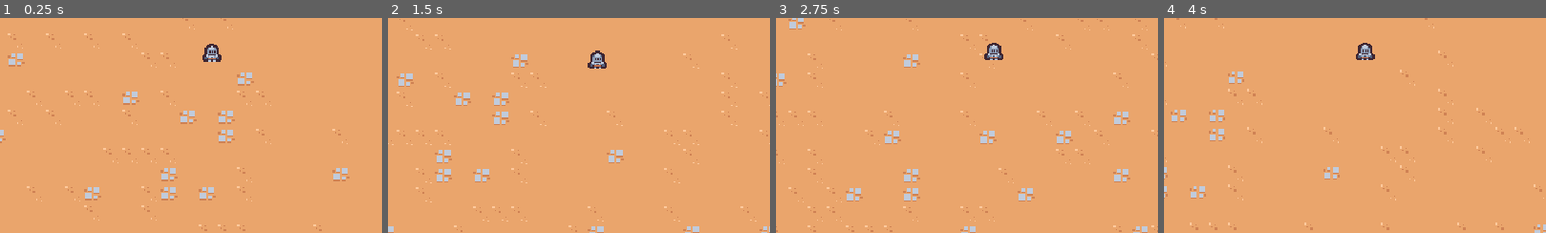
Above: before the commit, frames 1-4 (left to right).
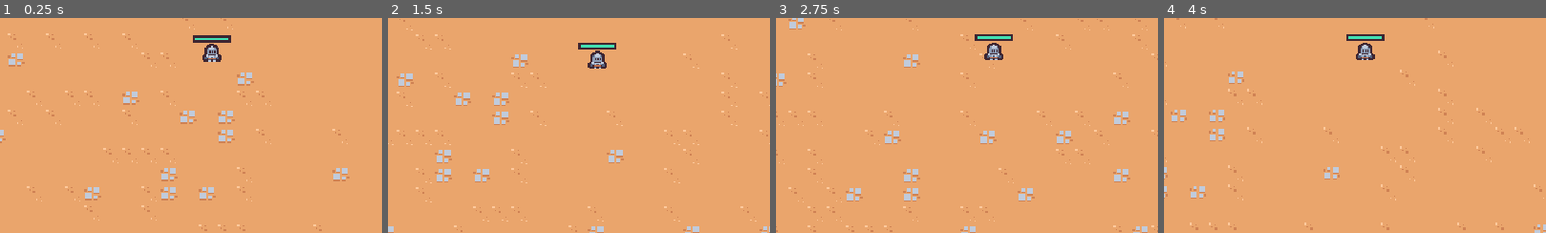
Above: after the commit, the same moments.

Repository: MumAroi/learn-2d-godot
Game: Godot game, scene res://scenes/main/main.tscn
The game is run twice, just before and just after one commit, with the same random seed, the same clock (stepped at 60 frames per second) and the same inputs.
Inputs (mouse positions are % of the whole screen's width and height, from its top left):
- Up to frame 1 (0.25 s): no input
- Up to frame 2 (1.5 s): move the mouse to (72, 45) at 0.52 s; hold D (move_right) 0.53-1.28 s; click (72, 45) at 0.6 s; move the mouse to (30, 55) at 1.27 s; hold S (move_down) from 1.28 s (still down); click (30, 55) at 1.35 s
- Up to frame 3 (2.75 s): move the mouse to (60, 28) at 2.02 s; release S (move_down) at 2.03 s; hold D (move_right) from 2.03 s (still down); click (60, 28) at 2.1 s
- Up to frame 4 (4 s): move the mouse to (45, 70) at 2.77 s; release D (move_right) at 2.78 s; hold W (move_up) 2.78-3.53 s; click (45, 70) at 2.85 s; move the mouse to (80, 65) at 3.52 s; hold A (move_left) from 3.53 s (still down); click (80, 65) at 3.6 s
The pictures show only the part of the screen within x 23-73%, y 40-90%; the shares and areas given below are measured in that part.

The runs differ from the first frame. In frame 1, 0.4% of the frame differs, in the area x 50-61%, y 8-12%; in frame 2, 0.3%; in frame 3, 0.3%; in frame 4, 0.3%.

Commit message:
✨ feat: health bar

Diff:
--- a/scenes/component/health_component.gd
+++ b/scenes/component/health_component.gd
@@ -2,6 +2,7 @@
 class_name HealthComponent
 
 signal died
+signal health_changed
 
 @export var max_health: float = 10
 var current_health
@@ -11,7 +12,13 @@
 
 func damage(damage_amount	: float):
 	current_health  = max(current_health - damage_amount, 0)
+	health_changed.emit()
 	Callable(check_death).call_deferred()
+
+func get_health_percent():
+	if max_health == 0:
+		return 0
+	return min(current_health / max_health, 1)
 
 func check_death():
 	if current_health == 0:
--- a/scenes/game_object/player/player.gd
+++ b/scenes/game_object/player/player.gd
@@ -4,6 +4,8 @@
 const ACCELERATION_SMOOTHING = 25
 
 @onready var damage_interval_timer = $DamageIntervalTimer
+@onready var health_component = $HealthComponent
+@onready var health_bar = $HealthBar
 
 var number_colliding_bodies = 0
 
@@ -11,6 +13,8 @@
 	$CollisionArea2D.body_entered.connect(on_body_entered)
 	$CollisionArea2D.body_exited.connect(on_body_exited)
 	damage_interval_timer.timeout.connect(on_damage_interval_timer_timeout)
+	health_component.health_changed.connect(on_health_changed)
+	updated_health_display()
 
 # Called every frame. 'delta' is the elapsed time since the previous frame.
 func _process(delta: float) -> void:
@@ -22,7 +26,6 @@
 
 	move_and_slide()
 
-
 func get_movement_vector():
 
 	var x_movement = Input.get_action_strength("move_right") - Input.get_action_strength("move_left")
@@ -31,11 +34,14 @@
 	return Vector2(x_movement, y_movement)
 
 func check_deal_damage():
-	if damage_interval_timer == 0 || !damage_interval_timer.is_stopped():
+	if number_colliding_bodies == 0 || !damage_interval_timer.is_stopped():
 		return
-	$HealthComponent.damage(1)
+	health_component.damage(1)
 	damage_interval_timer.start()
-	print($HealthComponent.current_health)
+	print(health_component.current_health)
+
+func updated_health_display():
+	health_bar.value = health_component.get_health_percent()
 
 func on_body_entered(other_body: Node2D):
 	number_colliding_bodies += 1
@@ -46,3 +52,6 @@
 
 func on_damage_interval_timer_timeout():
 	check_deal_damage()
+
+func on_health_changed():
+	updated_health_display()
--- a/scenes/game_object/player/player.tscn
+++ b/scenes/game_object/player/player.tscn
@@ -1,9 +1,20 @@
-[gd_scene load_steps=8 format=3 uid="uid://cbj2cjg1fqcug"]
+[gd_scene load_steps=10 format=3 uid="uid://cbj2cjg1fqcug"]
 
 [ext_resource type="Script" path="res://scenes/game_object/player/player.gd" id="1_rktea"]
 [ext_resource type="Texture2D" uid="uid://c1fovamt4me6x" path="res://scenes/game_object/player/player.png" id="1_yeqjb"]
 [ext_resource type="PackedScene" uid="uid://nge3qpfeehug" path="res://scenes/ability/sword_ability_controller/sword_ability_controller.tscn" id="2_dd3fh"]
 [ext_resource type="PackedScene" uid="uid://djoj3mubmbhll" path="res://scenes/component/health_component.tscn" id="2_nx78d"]
+
+[sub_resource type="StyleBoxFlat" id="StyleBoxFlat_bwr8c"]
+bg_color = Color(0.247059, 0.14902, 0.192157, 1)
+
+[sub_resource type="StyleBoxFlat" id="StyleBoxFlat_p62m0"]
+bg_color = Color(0.262745, 0.882353, 0.701961, 1)
+border_width_left = 2
+border_width_top = 2
+border_width_right = 2
+border_width_bottom = 2
+border_color = Color(0.247059, 0.14902, 0.192157, 1)
 
 [sub_resource type="CircleShape2D" id="CircleShape2D_m526b"]
 radius = 32.0
@@ -29,7 +40,21 @@
 wait_time = 0.5
 one_shot = true
 
+[node name="HealthBar" type="ProgressBar" parent="."]
+custom_minimum_size = Vector2(32, 6)
+offset_left = -16.0
+offset_top = -22.0
+offset_right = 16.0
+offset_bottom = -16.0
+pivot_offset = Vector2(16, 3)
+theme_override_styles/background = SubResource("StyleBoxFlat_bwr8c")
+theme_override_styles/fill = SubResource("StyleBoxFlat_p62m0")
+max_value = 1.0
+value = 0.5
+show_percentage = false
+
 [node name="PickupArea2D" type="Area2D" parent="."]
+visible = false
 position = Vector2(0, -5)
 collision_layer = 16
 collision_mask = 0
